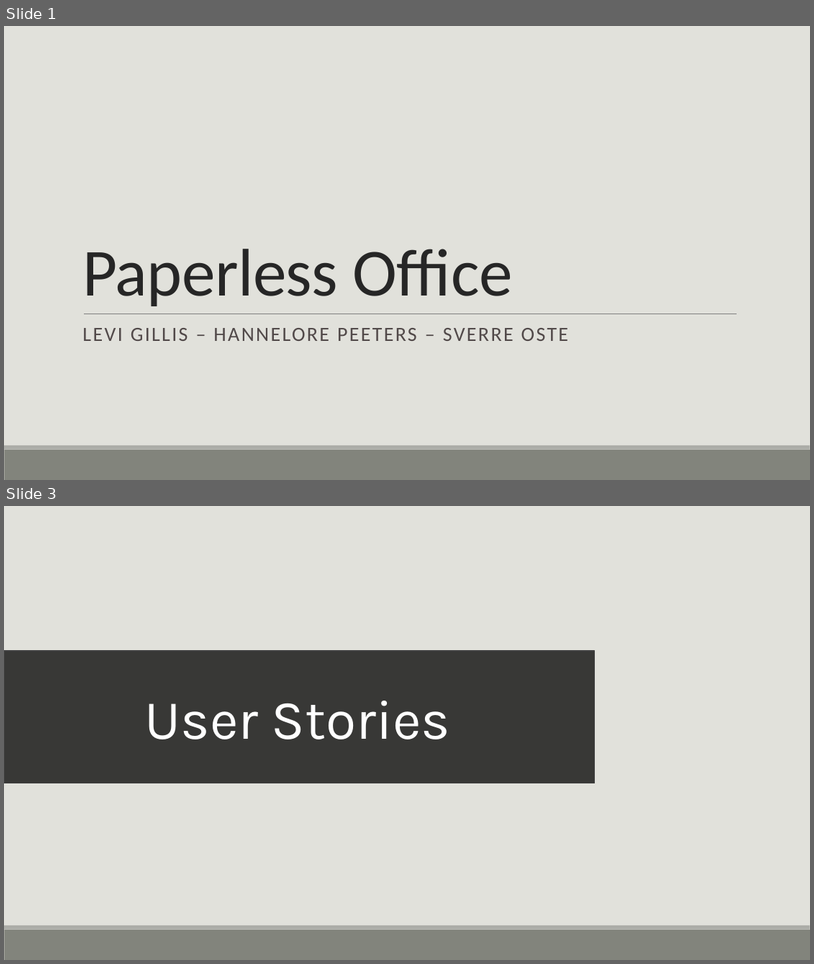
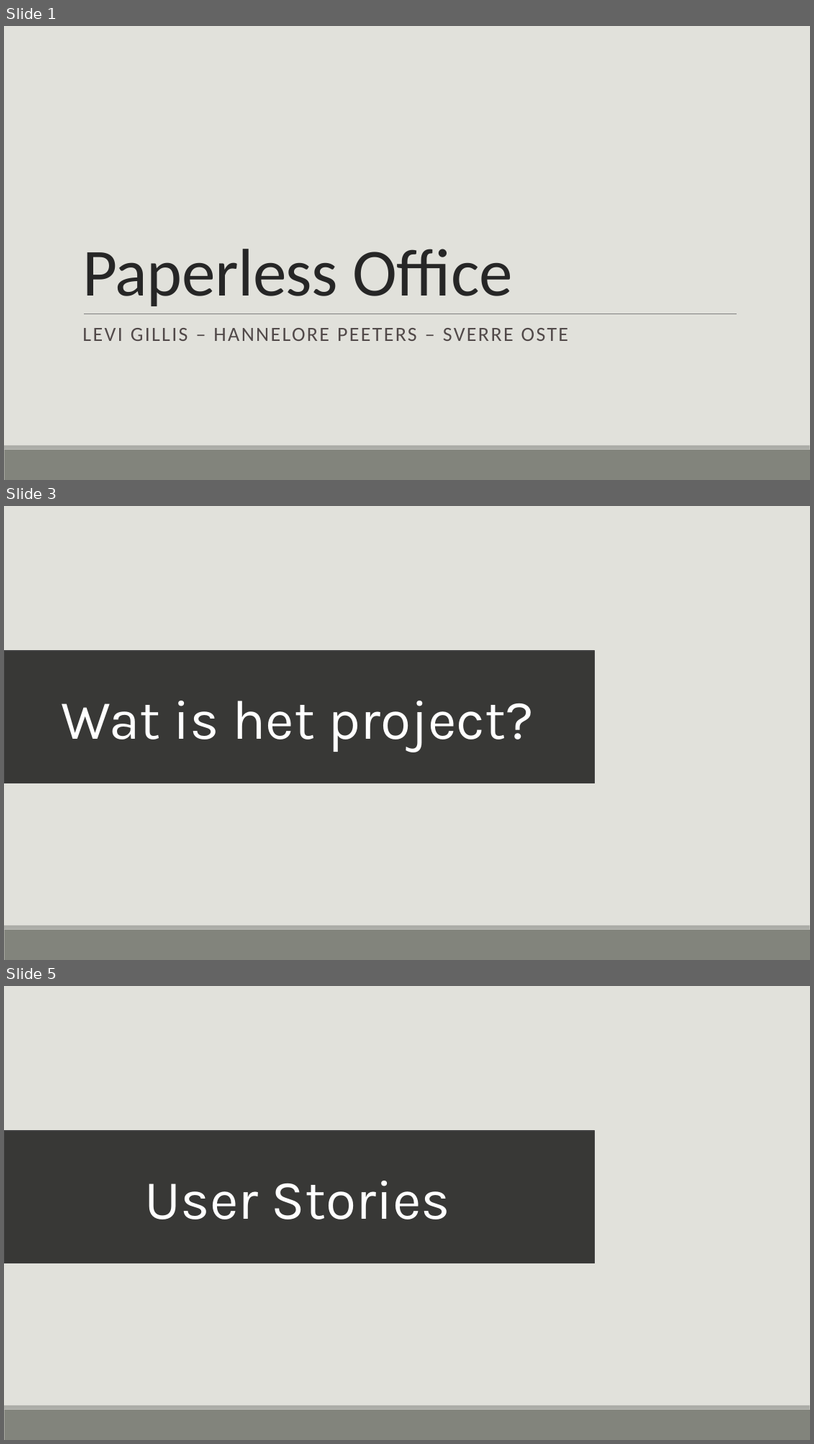
Before and after one commit to Cybersquad1/CA-Paperless-Office-LHS, a slide deck: doc/Presentatie.pptx. Shown one above the other, each under a label of ours: slides 1 and 3 before the commit, slides 1, 3 and 5 after it; the slides between them are not shown. The pictures are 814x964 and 814x1444 pixels, drawn with LibreOffice and Linux fonts; fonts in the diff are those of the drawing. Boxes give left, top, right and bottom in pixels: in the first picture for what was removed or moved away, otherwise in the second. Text is boxed around its words. In the diff, an @@ line names an element or a change of style, - is before the commit and + after.

```diff
--- a/doc/Presentatie.pptx
+++ b/doc/Presentatie.pptx
@@ slide 3 added at box(4, 506, 810, 960), background #E1E1DB; not listed: 2 template elements that a slide beside it also shows @@
@@ rectangle added at box(4, 651, 595, 782), fill #000000 at 75% opacity, outline #404040 1 pt, 66 pt, text #FFFFFF @@
+Wat is het project?
@@ what was slide 3 is now slide 5 @@
```
Also in this commit, not shown: 1 slide changed, 1 other slide added.
